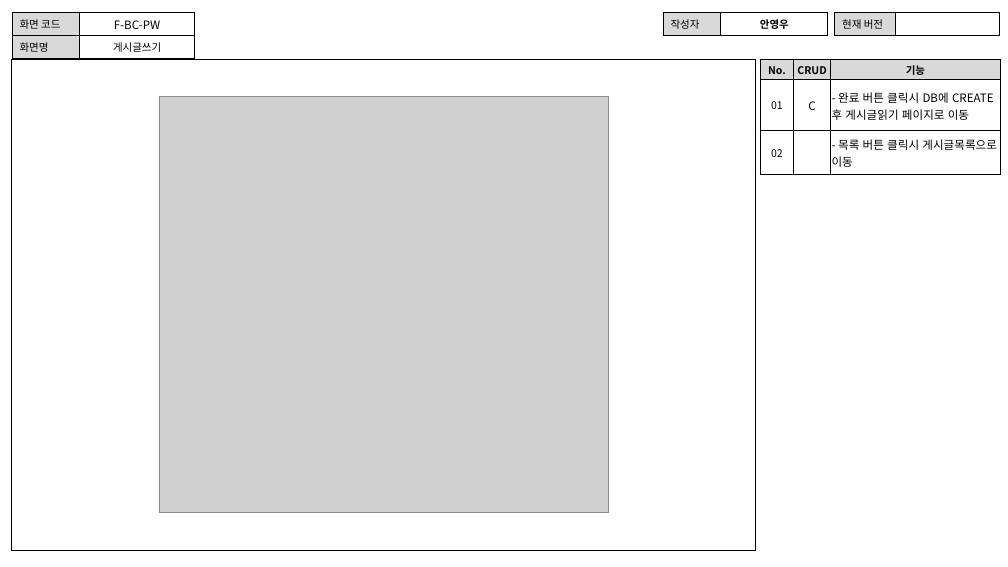
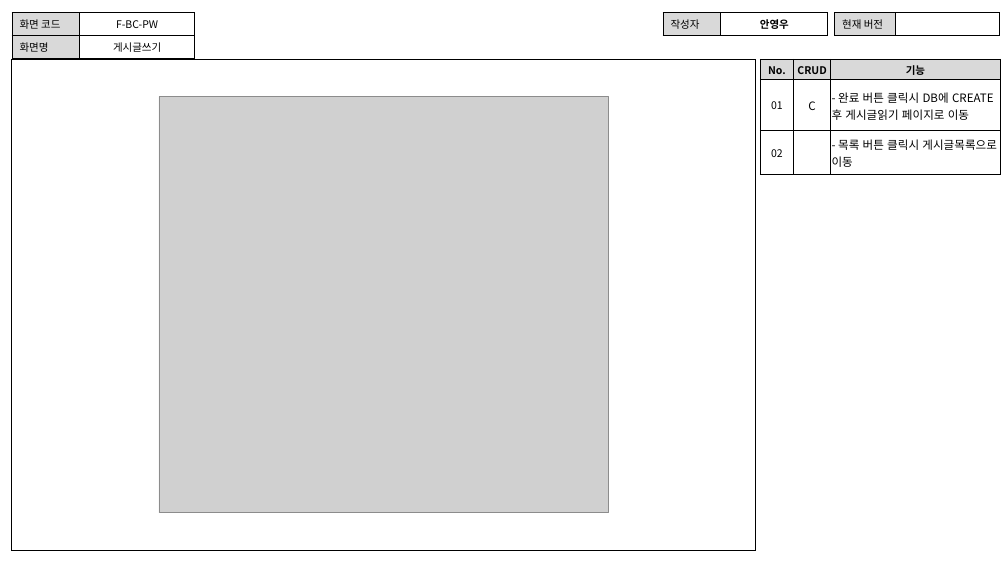
Before and after one commit to index506/cosmo6th_3thGroup, a slide deck: slide 8 of Text/02.화면설계도/3th_Project_화면 설계도(영우).pptx. Drawn at 1008x567 pixels with LibreOffice and Linux fonts; fonts in the diff are those of the drawing; grey boxes stand for pictures. Boxes give left, top, right and bottom in pixels: in the first picture for what was removed or moved away, otherwise in the second. Text is boxed around its words. In the diff, an @@ line names an element or a change of style, - is before the commit and + after.

```diff
--- a/Text/02.화면설계도/3th_Project_화면 설계도(영우).pptx
+++ b/Text/02.화면설계도/3th_Project_화면 설계도(영우).pptx
@@ table at (x1=12, y1=13, x2=194, y2=56) @@
@@ size 11 to 10 pt in "F-BC-PW" @@
```
Also in this commit, not shown: 8 other slides changed, 2 other files.
